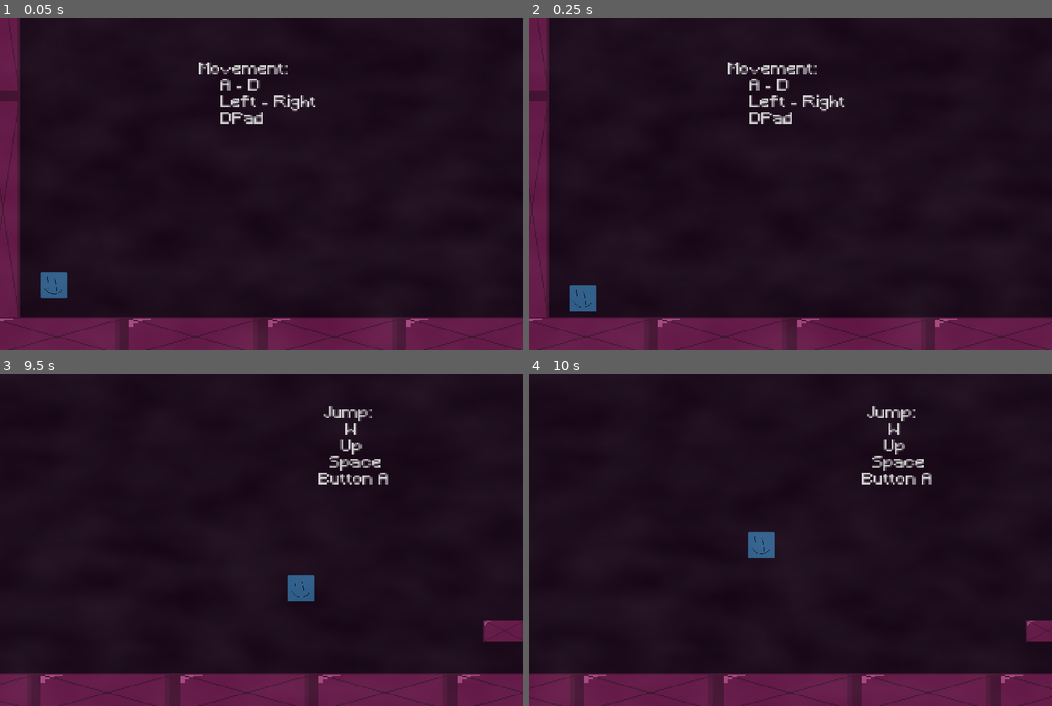
Above: before the commit, frames 1-4 (two rows, left to right).
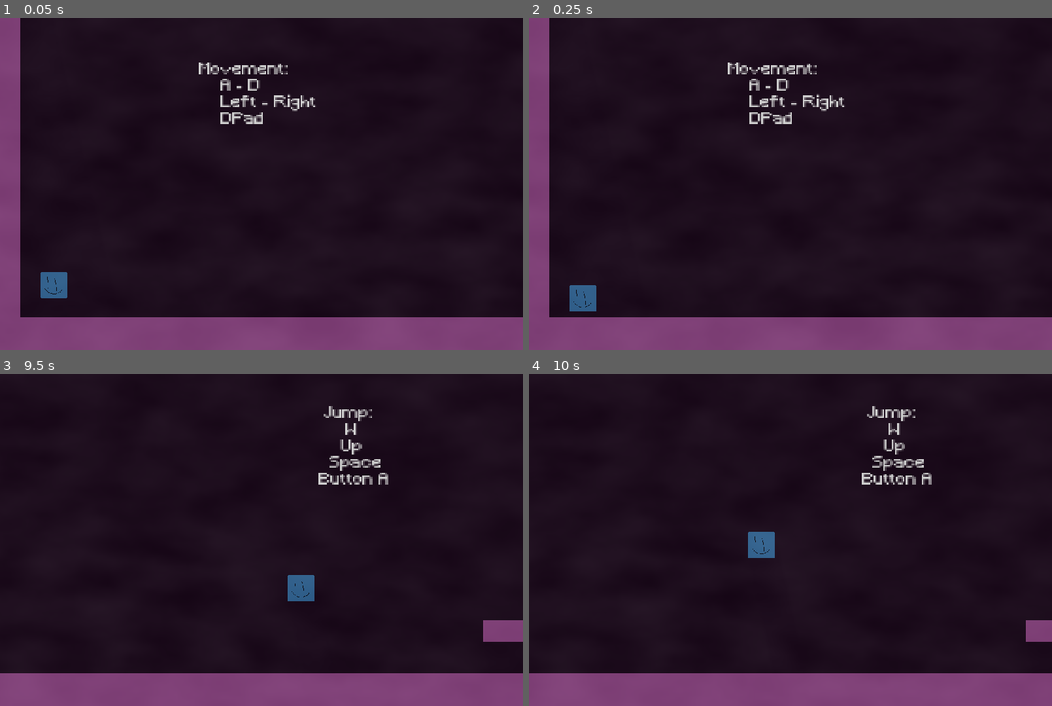
Above: after the commit, the same moments.

Repository: kaitabuchi314/virus_attack
Game: Godot game, scene res://levels/main.tscn
The game is run twice, just before and just after one commit, with the same random seed, the same clock (stepped at 60 frames per second) and the same inputs.
Inputs:
- Up to frame 1 (0.05 s): no input
- Up to frame 2 (0.25 s): no input
- Up to frame 3 (9.5 s): tap Enter at 0.5 s; hold Right (right) 0.53-2.03 s; tap Up (jump) at 0.77, 1.52, 3.02, 3.77, 4.52, 6.02, 6.77, 7.52, 9.02 s; hold Left (left) 2.03-2.78 s; hold Right (right) 2.78-4.28 s; hold Left (left) 4.28-5.03 s; hold Right (right) 5.03-5.78 s; hold Left (left) 5.78-7.28 s; hold Right (right) from 7.28 s (still down)
- Up to frame 4 (10 s): release Right (right) at 9.53 s; hold Left (left) from 9.53 s (still down); tap Up (jump) at 9.77 s

The runs differ from the first frame. In frame 1, 13% of the frame differs, in the area x 0-100%, y 0-100%; in frame 2, 13%; in frame 3, 10%; in frame 4, 10%.

Commit message:
Make graphics not as hideous as N.I.C.E.

Diff:
--- a/levels/a4.tscn
+++ b/levels/a4.tscn
@@ -24,11 +24,11 @@
 [node name="level" type="Node2D" parent="."]
 
 [node name="platform2" parent="level" instance=ExtResource("1_fdnxn")]
-position = Vector2(53, 537)
-scale = Vector2(3.58844, 11.6661)
+position = Vector2(55, 554)
+scale = Vector2(3.58844, 11.7461)
 
 [node name="platform5" parent="level" instance=ExtResource("1_fdnxn")]
-position = Vector2(-57, 176)
+position = Vector2(-55, 174)
 scale = Vector2(3.58844, 11.6661)
 
 [node name="platform9" parent="level" instance=ExtResource("1_fdnxn")]
@@ -68,7 +68,7 @@
 scale = Vector2(1.4812, 2.84298)
 
 [node name="platform13" parent="level" instance=ExtResource("1_fdnxn")]
-position = Vector2(711, 271)
+position = Vector2(700, 277)
 scale = Vector2(1.4812, 2.84298)
 
 [node name="platform4" parent="level" instance=ExtResource("1_fdnxn")]
Binary file changed: graphics/antivirus.png
Binary file changed: graphics/platform-a.png
Binary file changed: graphics/player.png
Binary file changed: graphics/spike.png
Binary file changed: graphics/virus.png
Not shown, changed: graphics/platform.pixi
Not shown, changed: graphics/player.pixi
Not shown, changed: graphics/spike.pixi
Not shown, changed: graphics/virus.pixi
